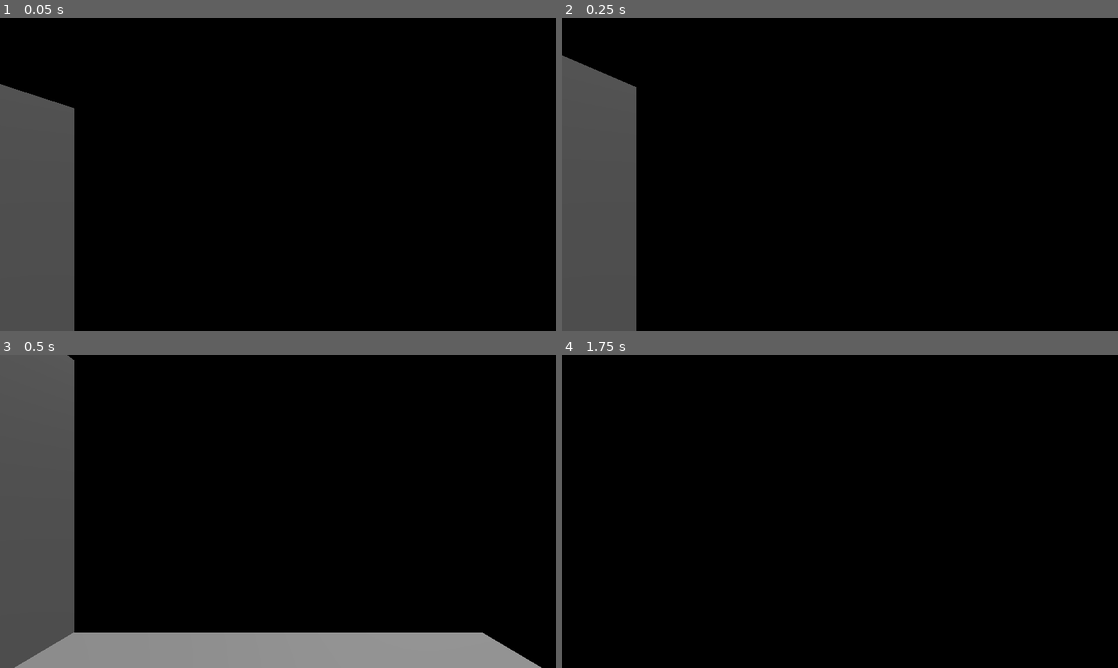
Above: before the commit, frames 1-4 (two rows, left to right).
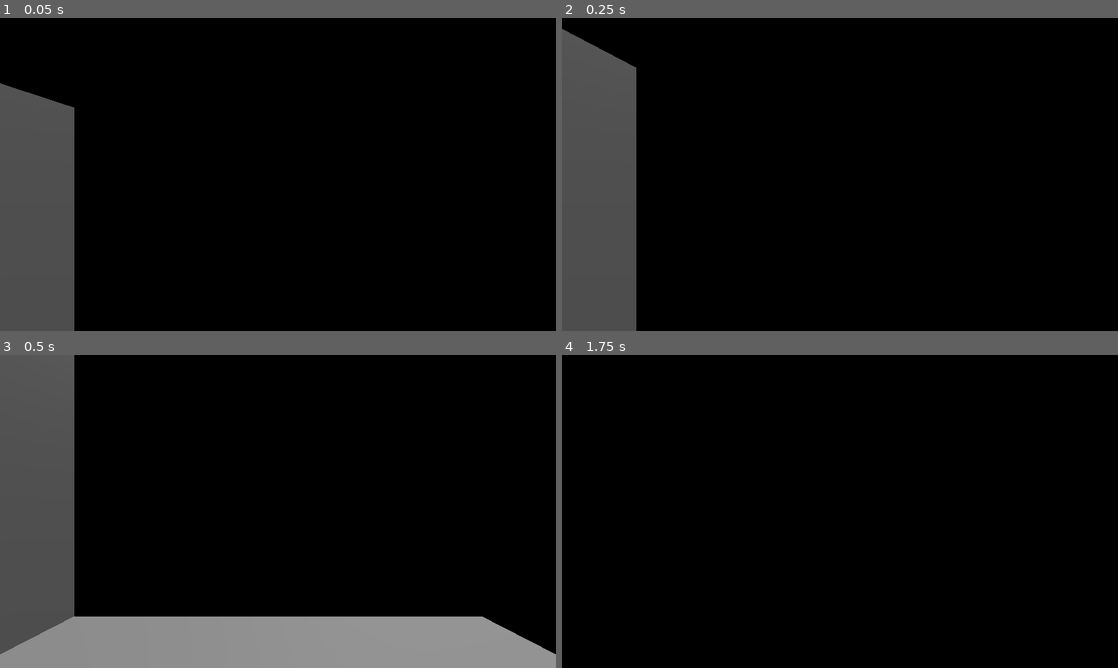
Above: after the commit, the same moments.

Repository: DrOtter3000/EscapeTheDingoDen
Game: Godot game, scene res://Levels/basic_level.tscn
The game is run twice, just before and just after one commit, with the same random seed, the same clock (stepped at 60 frames per second) and the same inputs.
Inputs (mouse positions are in pixels of both pictures, inside the frame that each line leads up to):
- Up to frame 1 (0.05 s): no input
- Up to frame 2 (0.25 s): no input
- Up to frame 3 (0.5 s): no input
- Up to frame 4 (1.75 s): move the mouse to (867, 511) at 0.52 s; hold W (forward) from 0.53 s (still down); tap Space (jump) at 0.77, 1.52 s; tap Enter at 1.25 s; move the mouse to (812, 511) at 1.27 s

The runs differ from the first frame. In frame 1, less than 0.1% of the frame differs, in the area x 0-14%, y 20-29%; in frame 2, 1.0%; in frame 3, 5.3%, in the area x 0-100%, y 0-100%; in frame 4, nothing differs.

Commit message:
add flashlight

Diff:
--- a/Player/player.gd
+++ b/Player/player.gd
@@ -7,19 +7,33 @@
 # Get the gravity from the project settings to be synced with RigidBody nodes.
 var gravity: float = ProjectSettings.get_setting("physics/3d/default_gravity")
 
+@onready var flashlight: SpotLight3D = $CameraPivot/Camera3D/Flashlight
 
 var mouse_motion := Vector2.ZERO
+var fall_multiplier := 2.0
 
 
 func _ready() -> void:
 	Input.mouse_mode = Input.MOUSE_MODE_CAPTURED
+	flashlight.light_energy = 0
+
+
+func _process(delta: float) -> void:
+	if Input.is_action_just_pressed("flashlight"):
+		if flashlight.light_energy > 0:
+			flashlight.light_energy = 0
+		else:
+			flashlight.light_energy = 1.0
 
 
 func _physics_process(delta: float) -> void:
 	turn_player()
 	# Add the gravity.
 	if not is_on_floor():
-		velocity.y -= gravity * delta
+		if velocity.y >= 0:
+			velocity.y -= gravity * delta
+		else:
+			velocity.y -= gravity * delta * fall_multiplier
 
 	# Handle jump.
 	if Input.is_action_just_pressed("jump") and is_on_floor():
--- a/Player/player.tscn
+++ b/Player/player.tscn
@@ -14,3 +14,10 @@
 
 [node name="Camera3D" type="Camera3D" parent="CameraPivot"]
 transform = Transform3D(1, 0, 0, 0, 1, 0, 0, 0, 1, 0, 0.541116, 0)
+
+[node name="Flashlight" type="SpotLight3D" parent="CameraPivot/Camera3D"]
+transform = Transform3D(0.99777, 9.29246e-10, -0.0667441, 0.00580785, 0.996207, 0.0868226, 0.0664909, -0.0870166, 0.993985, -0.265679, -0.586242, -0.673809)
+light_color = Color(0.858824, 0.878431, 0.784314, 1)
+shadow_enabled = true
+spot_range = 10.5
+spot_angle = 30.0
